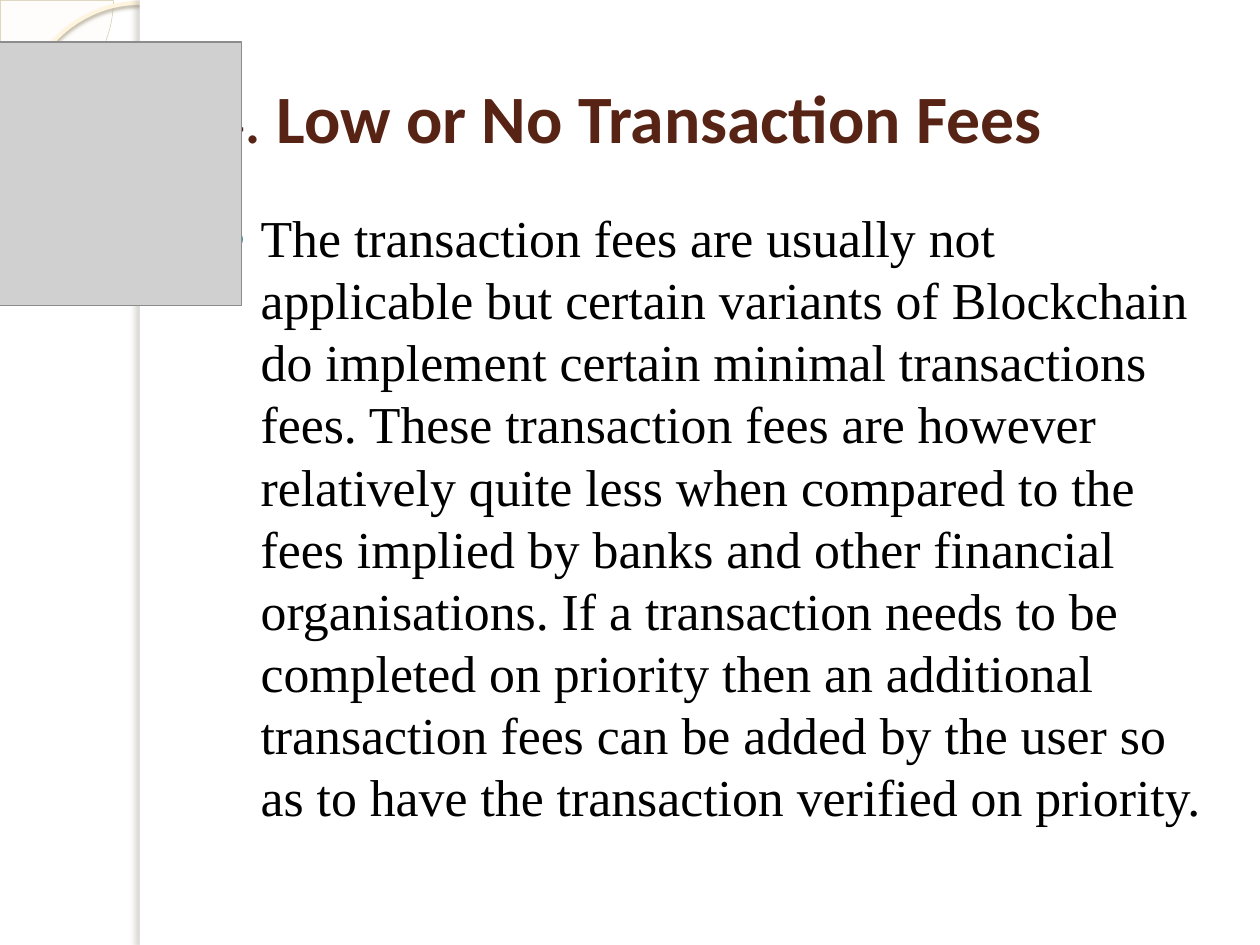
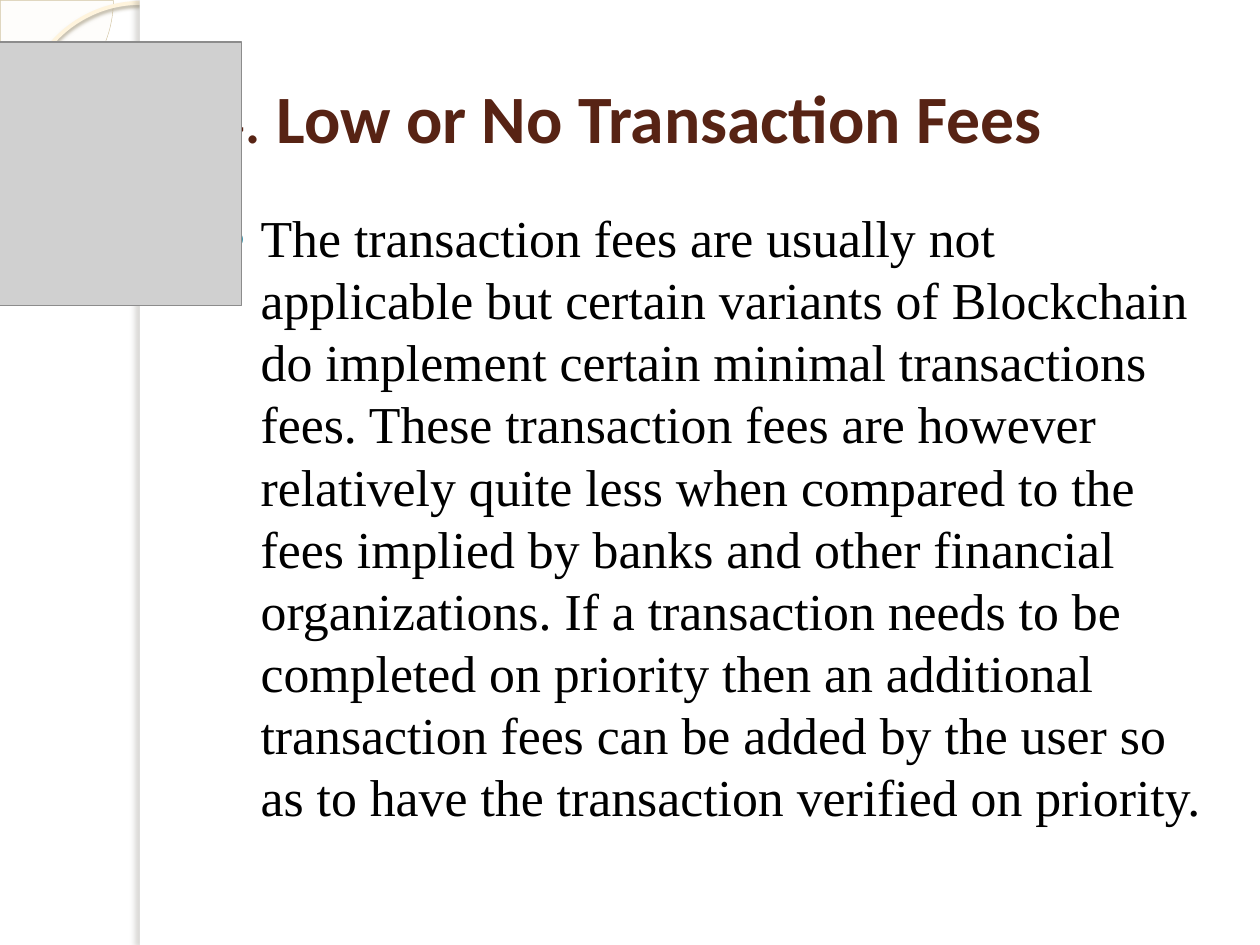
Before and after one commit to jsrgi/block-chain, a slide deck: slide 21 of blockchain.pptx (slide 17 before the commit). Drawn at 1260x945 pixels with LibreOffice and Linux fonts; fonts in the diff are those of the drawing; grey boxes stand for pictures; background and template pictures are left out. Boxes give left, top, right and bottom in pixels: in the first picture for what was removed or moved away, otherwise in the second. Text is boxed around its words. In the diff, an @@ line names an element or a change of style, - is before the commit and + after.

```diff
--- a/blockchain.pptx
+++ b/blockchain.pptx
@@ text at (261, 220, 1200, 827): text changed @@
-● The transaction fees are usually not applicable but certain variants of Blockchain do implement certain minimal transactions fees. These transaction fees are however relatively quite less when compared to the fees implied by banks and other financial organisations. If a transaction needs to be completed on priority then an additional transaction fees can be added by the user so as to have the transaction verified on priority.
+● The transaction fees are usually not applicable but certain variants of Blockchain do implement certain minimal transactions fees. These transaction fees are however relatively quite less when compared to the fees implied by banks and other financial organizations. If a transaction needs to be completed on priority then an additional transaction fees can be added by the user so as to have the transaction verified on priority.
```
Also in this commit, not shown: 4 other slides changed, 4 slides added.
